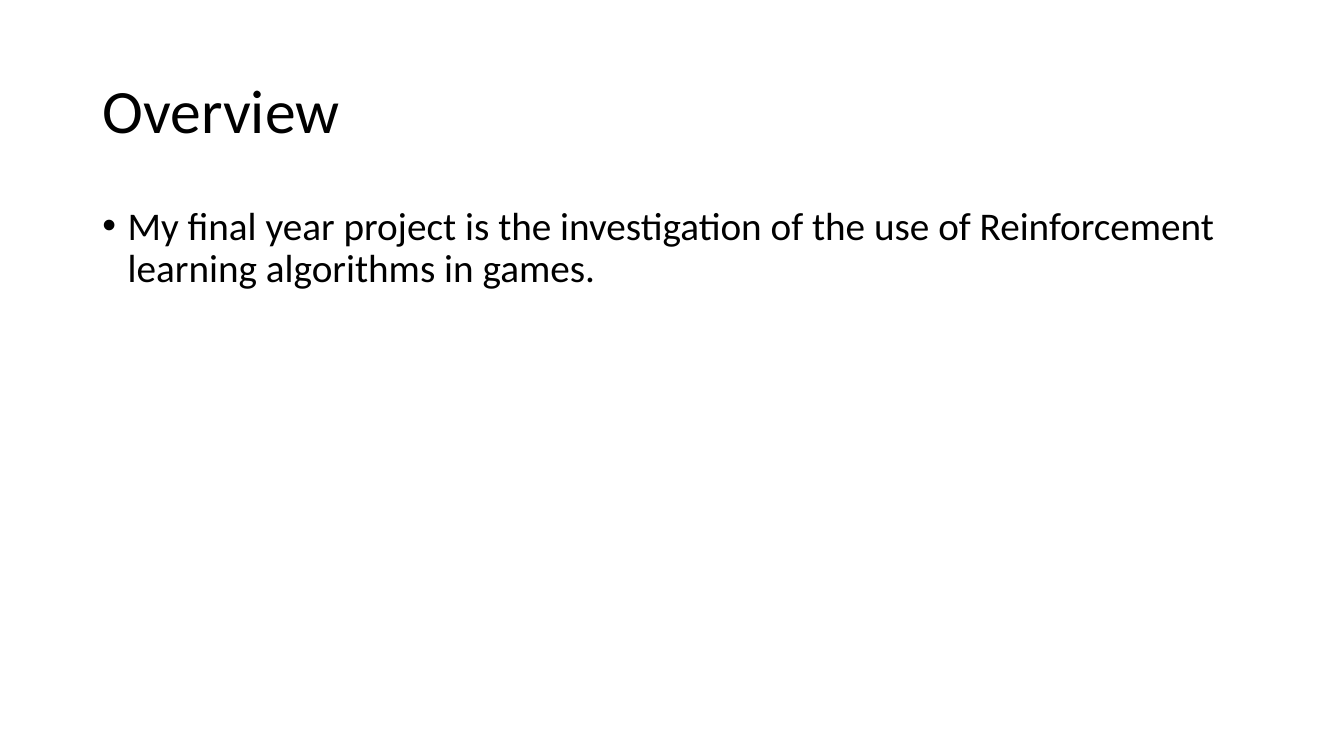
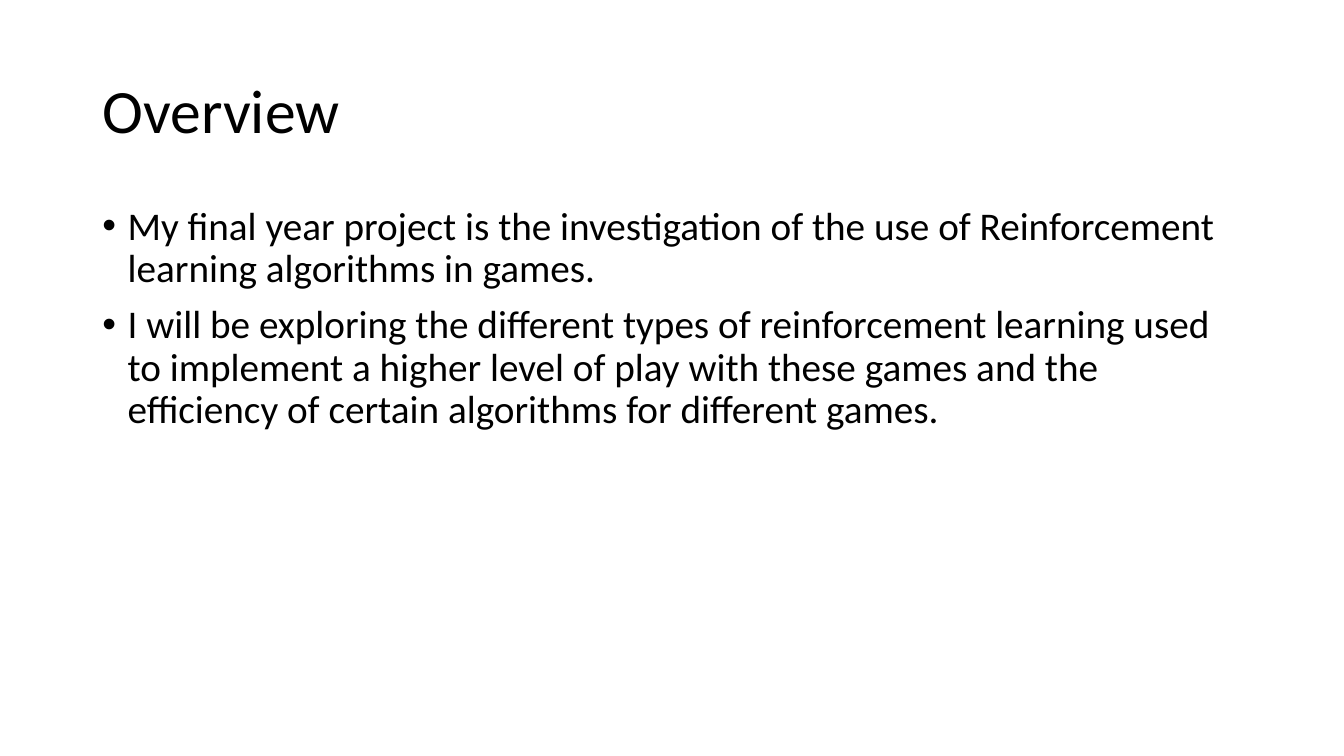
Before and after one commit to eoghan96/Reinforcement-Learning-with-Games, a slide deck: slide 2 of Documents/Presentation Slides.pptm. Drawn at 1344x756 pixels with LibreOffice and Linux fonts; fonts in the diff are those of the drawing. Boxes give left, top, right and bottom in pixels: in the first picture for what was removed or moved away, otherwise in the second. Text is boxed around its words. In the diff, an @@ line names an element or a change of style, - is before the commit and + after.

```diff
--- a/Documents/Presentation Slides.pptm
+++ b/Documents/Presentation Slides.pptm
@@ text at box(128, 310, 1209, 430): paragraph added @@
+• I will be exploring the different types of reinforcement learning used to implement a higher level of play with these games and the efficiency of certain algorithms for different games.
```
Also in this commit, not shown: 5 other slides changed, 1 slide added.
